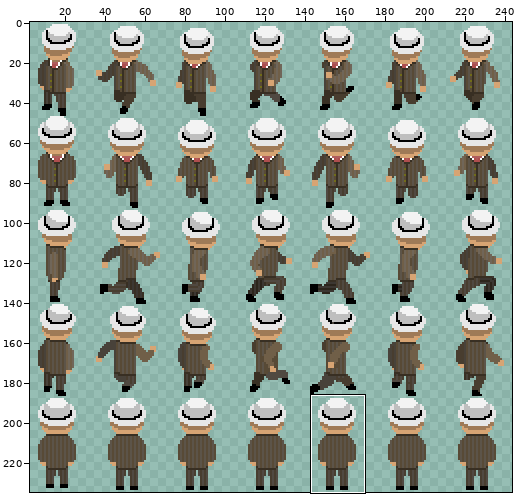
Two states of a sprite sheet, resources/images/player_sheet.png. Above: a wide view before the commit, with the close-up outlined.
Close-up. Before:
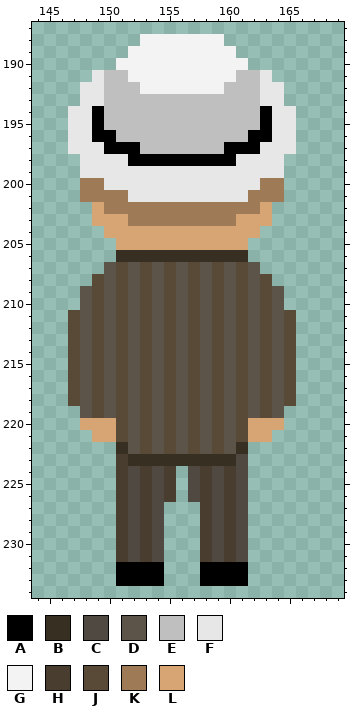
The file is 245x235 pixels. Colours within 5 levels of each other are drawn and written as one. Shown: x 144..169, y 187..234. The wide view leaves out empty margins. The commit also changed other parts of the picture, which this record leaves out.
Palette (. is transparent): A #000000  B #382f23  C #504941  D #5c5449  E #bfbfbf  F #e7e7e7  G #f3f3f3  H #483d2f  J #584a36  K #9f7a57  L #d7a473
Pixels before, first column x 147:
188 ......GGGGGGG......
189 .....GGGGGGGGG.....
190 ....GGGGGGGGGGG....
191 ..FEEGGGGGGGGGEEF..
192 .FFEEEGGGGGGGEEEFF.
193 .FFEEEEEEEEEEEEEFF.
194 FFAEEEEEEEEEEEEEAFF
195 FFAEEEEEEEEEEEEEAFF
196 FFAAEEEEEEEEEEEAAFF
197 FFFAAAEEEEEEEAAAFFF
198 .FFFFAAAAAAAAAFFFF.
199 .FFFFFFFFFFFFFFFFF.
200 .KKFFFFFFFFFFFFFKK.
201 .KKKKFFFFFFFFFFKKK.
202 ..LKKKKKKKKKKKKKL..
203 ..LLLKKKKKKKKKLLL..
204 ...LLLLLLLLLLLLL...
205 ....LLLLLLLLLLL....
206 ....BBBBBBBBBBB....
207 ...DJDJDJDJDJDJD...
208 ..JDJDJDJDJDJDJDJ..
209 .DJDJDJDJDJDJDJDJD.
210 .DJDJDJDJDJDJDJDJD.
211 JDJDJDJDJDJDJDJDJDJ
212 JDJDJDJDJDJDJDJDJDJ
213 JDJDJDJDJDJDJDJDJDJ
214 JDJDJDJDJDJDJDJDJDJ
215 JDJDJDJDJDJDJDJDJDJ
216 JDJDJDJDJDJDJDJDJDJ
217 JDJDJDJDJDJDJDJDJDJ
218 JDJDJDJDJDJDJDJDJDJ
219 .DJDJDJDJDJDJDJDJD.
220 .LLLJDJDJDJDJDJLLL.
221 ..LLJDJDJDJDJDJLL..
222 ....BDJDJDJDJDB....
223 ....HBBBBBBBBBC....
224 ....HCHCH.CHCHC....
225 ....HCHCH.CHCHC....
226 ....HCHCH.CHCHC....
227 ....HCHC...HCHC....
228 ....HCHC...HCHC....
229 ....HCHC...HCHC....
230 ....HCHC...HCHC....
231 ....HCHC...HCHC....
232 ....AAAA...AAAA....
233 ....AAAA...AAAA....
Now the later version:
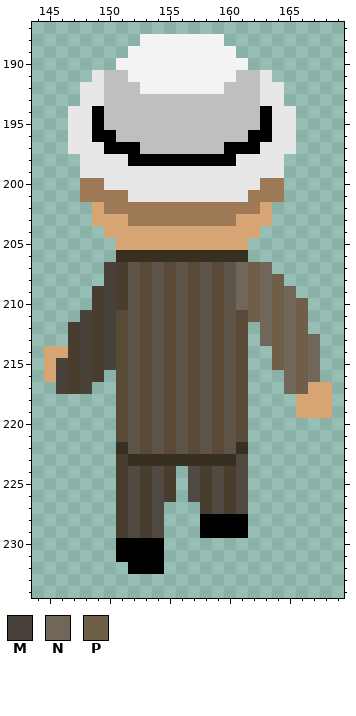
Colours new in this view: M #48423a  N #706659  P #705f48
Changes in this commit:
y 207: x 150..151 DJ -> MH; x 161..163 JD. -> NPN
y 208: x 149..151 JDJ -> .MH; x 161..164 JDJ. -> NPNP
y 209: x 148..151 DJDJ -> .HMH; x 161..165 JDJD. -> NPNPN
y 210: x 148..151 DJDJ -> .HMH; x 161..166 JDJD.. -> NPNPNP
y 211: x 147..150 JDJD -> .MHM; x 162..166 DJDJ. -> PNPNP
y 212: x 147..150 JDJD -> HMHM; x 162..166 DJDJ. -> .NPNP
y 213: x 147..150 JDJD -> HMHM; x 162..167 DJDJ.. -> .NPNPN
y 214: x 145..150 ..JDJD -> LLHMHM; x 162..167 DJDJ.. -> ..PNPN
y 215: x 145..150 ..JDJD -> LMHMHM; x 162..167 DJDJ.. -> ..PNPN
y 216: x 145..150 ..JDJD -> LMHMH.; x 162..167 DJDJ.. -> ...NPN
y 217: x 146..150 .JDJD -> MHM..; x 162..168 DJDJ... -> ...NPLL
y 218: x 147..150 JDJD -> ....; x 162..168 DJDJ... -> ....LLL
y 219: x 148..150 DJD -> ...; x 162..164 DJD -> ...; x 166..168 ... -> LLL
y 220: x 148..150 LLL -> ...; x 162..164 LLL -> ...
y 221: x 149..150 LL -> ..; x 162..163 LL -> ..
y 228..229: x 158..161 HCHC -> AAAA
y 230..231: x 151..154 HCHC -> AAAA; x 158..161 HCHC -> ....
y 232: x 151 A -> .; x 158..161 AAAA -> ....
y 233: x 151..154 AAAA -> ....; x 158..161 AAAA -> ....
